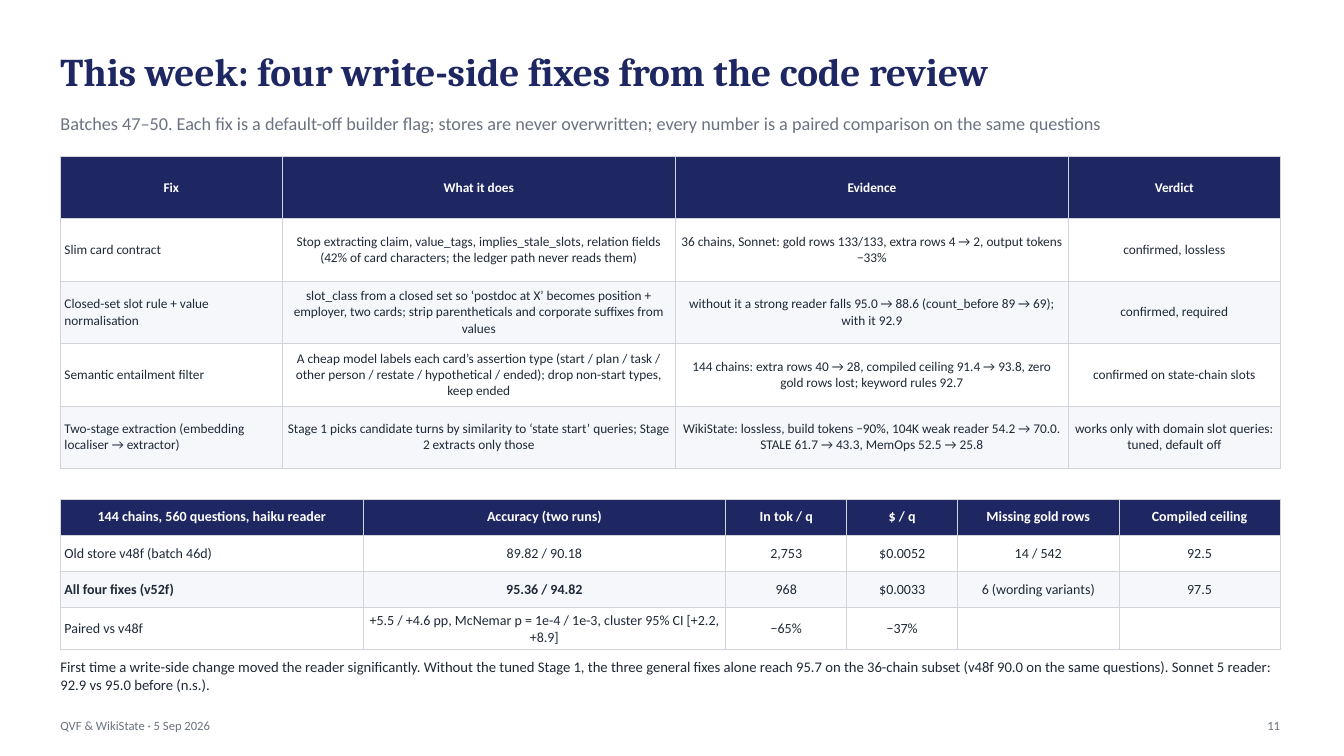
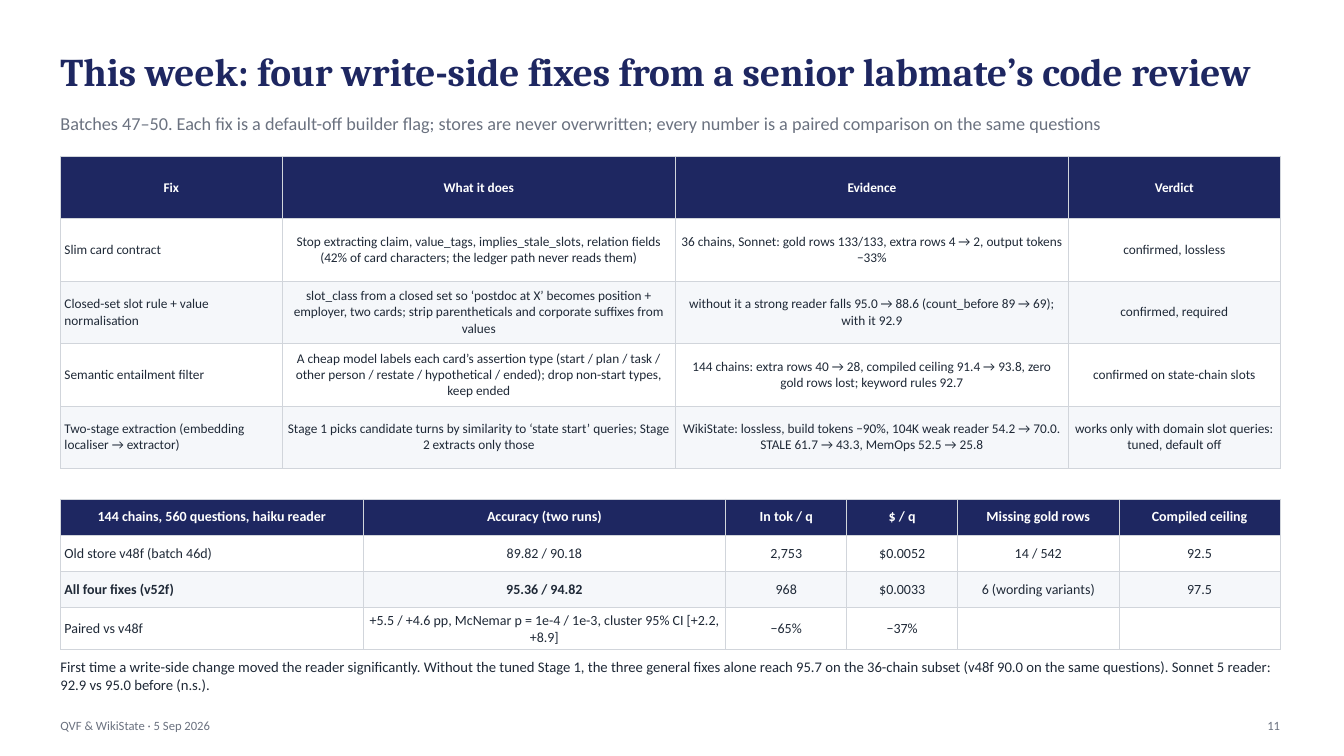
Before and after one commit to jeremyz12/qvf_withcontroller, a slide deck: slide 11 of results/talk_qvf_wikistate_20260905.pptx. Drawn at 1344x756 pixels with LibreOffice and Linux fonts; fonts in the diff are those of the drawing. Boxes give left, top, right and bottom in pixels: in the first picture for what was removed or moved away, otherwise in the second. Text is boxed around its words. In the diff, an @@ line names an element or a change of style, - is before the commit and + after.

```diff
--- a/results/talk_qvf_wikistate_20260905.pptx
+++ b/results/talk_qvf_wikistate_20260905.pptx
@@ text at <box>60,58,1250,87</box>: text changed @@
-This week: four write-side fixes from the code review
+This week: four write-side fixes from a senior labmate’s code review
```
Also in this commit, not shown: 4 other slides changed, 2 other files.
